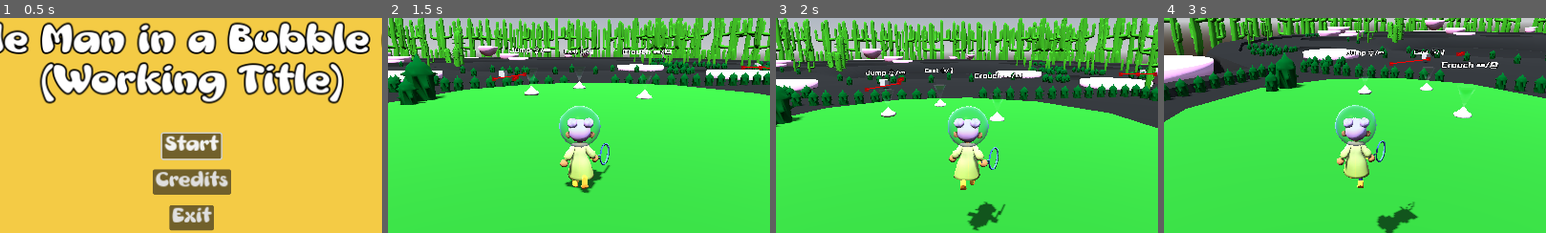
Above: before the commit, frames 1-4 (left to right).
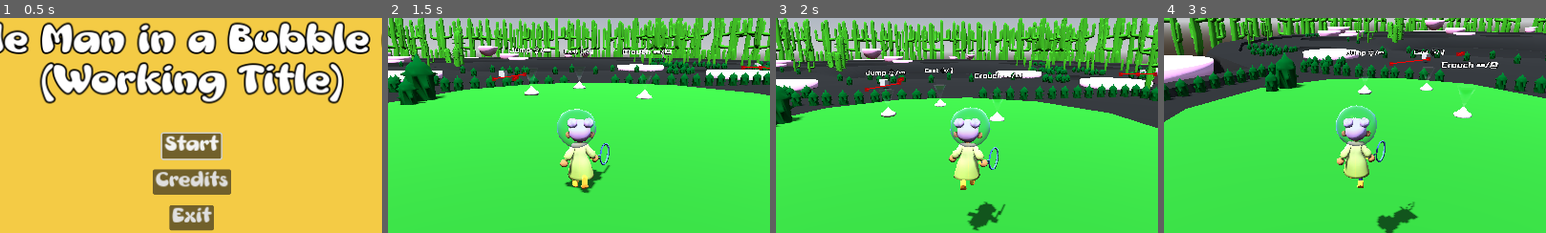
Above: after the commit, the same moments.

Repository: Gertkeno/GGJ2025
Game: Godot game, scene res://main_menu.tscn
The game is run twice, just before and just after one commit, with the same random seed, the same clock (stepped at 60 frames per second) and the same inputs.
Inputs (mouse positions are % of the whole screen's width and height, from its top left):
- Up to frame 1 (0.5 s): no input
- Up to frame 2 (1.5 s): click "Start" at 0.5 s; move the mouse to (72, 45) at 1.27 s; press the mouse at (72, 45) at 1.28 s; hold Right (right) from 1.28 s (still down)
- Up to frame 3 (2 s): keep holding Right (right); tap Space (jump) at 1.52 s
- Up to frame 4 (3 s): move the mouse to (45, 50) at 2.02 s; release Right (right) at 2.03 s; release the mouse at (45, 50) at 2.03 s; hold Up (forward) from 2.03 s (still down); click (45, 50) at 2.1 s; tap Space (jump) at 2.27 s; move the mouse to (52, 48) at 2.77 s; hold Shift (crouch) from 2.78 s (still down)
The pictures show only the part of the screen within x 25-75%, y 25-75%; the shares and areas given below are measured in that part.

Frame 1 is identical in both runs. In frame 2, 0.6% of the frame differs, in the area x 44-56%, y 40-61%; in frame 3, 0.5%; in frame 4, 0.2%.

Commit message:
Some player juice
thinking about a card for each animal like ape escape

Diff:
--- a/DefenseBeast/defense_beast.gd
+++ b/DefenseBeast/defense_beast.gd
@@ -6,6 +6,7 @@
 @onready var defense_behavior: DefenseBehavior = $DefenseBehavior
 @onready var dizzy_timer: Timer = $DefenseBehavior/DizzyTimer
 
+@export var descriptor: AnimalDescriptor
 @export var default_curve: Path3D
 @export_range(1.0, 20.0, 0.1) var knockback_force: float = 7.0
 
@@ -36,7 +37,7 @@
 	# do the collisioning
 	if bubble_animal.get_parent() == default_behavior:
 		defense_behavior.player = player
-		bubble_animal.reparent(defense_behavior)
+		bubble_animal.reparent.call_deferred(defense_behavior)
 
 
 func _on_bullhorn_body_entered(body: Node3D) -> void:
--- a/System/animal_descriptor.gd
+++ b/System/animal_descriptor.gd
@@ -2,8 +2,11 @@
 
 enum Type {SKITTISH, NEUTRAL, DEFENSIVE}
 
-@export var name: String
-@export var color: Color
+@export_placeholder("Jeremy") var name: String
+@export_multiline var description: String
+@export_range(0.0, 1.0, 0.01) var rating: float = 0.5
+
+@export var color: Color = Color.WHITE
 @export var type: Type
 
 func _init(name: String, color, Vector4, type: Type) -> void:
--- /dev/null
+++ b/System/animal_descriptor_card.tscn
@@ -0,0 +1,45 @@
+[gd_scene load_steps=5 format=3 uid="uid://81mrrtqupr0k"]
+
+[ext_resource type="Theme" uid="uid://benc2fv0e5te2" path="res://Menus/main_menu.tres" id="1_ko3mg"]
+[ext_resource type="Texture2D" uid="uid://iqe8steyrcyf" path="res://icon.svg" id="2_l5tqu"]
+[ext_resource type="Texture2D" uid="uid://hchk7pvd6scw" path="res://Assets/stars_empty.png" id="3_bfku6"]
+[ext_resource type="Texture2D" uid="uid://nr58jqx10gw0" path="res://Assets/stars_filled.png" id="4_rwqyx"]
+
+[node name="AnimalDescriptorCard" type="VBoxContainer"]
+anchors_preset = 15
+anchor_right = 1.0
+anchor_bottom = 1.0
+grow_horizontal = 2
+grow_vertical = 2
+theme = ExtResource("1_ko3mg")
+theme_override_constants/separation = 12
+
+[node name="Name" type="Label" parent="."]
+layout_mode = 2
+theme_override_font_sizes/font_size = 50
+text = "Name"
+
+[node name="Picture" type="TextureRect" parent="."]
+layout_mode = 2
+texture = ExtResource("2_l5tqu")
+stretch_mode = 2
+
+[node name="Description" type="Label" parent="."]
+layout_mode = 2
+text = "LOREM IpSUM dolor solit"
+
+[node name="HBoxContainer" type="HBoxContainer" parent="."]
+layout_mode = 2
+
+[node name="Label" type="Label" parent="HBoxContainer"]
+layout_mode = 2
+text = "Rating"
+
+[node name="ProgressBar" type="TextureProgressBar" parent="HBoxContainer"]
+layout_mode = 2
+size_flags_horizontal = 3
+max_value = 1.0
+step = 0.001
+value = 0.5
+texture_under = ExtResource("3_bfku6")
+texture_progress = ExtResource("4_rwqyx")
--- a/System/bubble_animal.gd
+++ b/System/bubble_animal.gd
@@ -5,7 +5,6 @@
 
 signal on_notice_player(player: Player)
 
-@export var descriptor: AnimalDescriptor
 @onready var navigation_agent: NavigationAgent3D = $NavigationAgent3D
 var direction: Vector3 = Vector3.ZERO
 var move_speed: float = default_move_speed
--- a/System/player.gd
+++ b/System/player.gd
@@ -91,11 +91,14 @@
 		Input.mouse_mode = Input.MOUSE_MODE_VISIBLE
 		$Settings.show()
 		get_tree().paused = true
-	elif event.is_action_pressed("catch"):
+	elif event.is_action_pressed("catch") and hurt_timer.is_stopped():
 		if catch():
 			animator.active = false
 			set_physics_process(false)
 			$CatchStunTimer.start()
+			var t_finish: float = $CameraPivot.rotation.y
+			var catch_tween := create_tween().set_ease(Tween.EASE_IN).set_trans(Tween.TRANS_QUAD)
+			catch_tween.tween_property($CameraPivot, "rotation:y", t_finish, 1.5).from(t_finish + PI)
 	elif event.is_action("crouch"):
 		if crouching != event.is_pressed():
 			crouching = event.is_pressed()
@@ -118,19 +121,19 @@
 
 
 func catch() -> bool:
-	if net_hitbox.has_overlapping_bodies():
-		var a_hit: bool = false
-		for hit in net_hitbox.get_overlapping_bodies():
-			var clone: GPUParticles3D = catch_particles.instantiate()
-			clone.global_position = hit.global_position
-			add_sibling(clone)
-			clone.emitting = true
-			hit.get_parent().get_parent().queue_free()
+	if not net_hitbox.has_overlapping_bodies():
+		return false
 
-		return a_hit
-	else:
-		print("No catch! You fail!")
-	return false
+	var a_hit: bool = false
+	for hit in net_hitbox.get_overlapping_bodies():
+		var clone: GPUParticles3D = catch_particles.instantiate()
+		clone.global_position = hit.global_position
+		add_sibling(clone)
+		clone.emitting = true
+		hit.get_parent().get_parent().queue_free()
+		a_hit = true
+
+	return a_hit
 
 
 func _on_catch_stun_timer_timeout() -> void:
--- a/System/player.tscn
+++ b/System/player.tscn
@@ -6,12 +6,24 @@
 [ext_resource type="PackedScene" uid="uid://di7kjb7yshrqr" path="res://Player/_Player.glb" id="2_a56bu"]
 [ext_resource type="Material" uid="uid://c14wcr4tvi78f" path="res://Bubble/BubbleMat.tres" id="3_1s7s4"]
 [ext_resource type="Texture2D" uid="uid://pnktjf1g18vo" path="res://Player/Textures/player_face.png" id="3_twb6u"]
+[ext_resource type="Script" path="res://addons/wigglebone/wiggle_bone.gd" id="6_p4kof"]
+[ext_resource type="Script" path="res://addons/wigglebone/wiggle_properties.gd" id="7_o5d8f"]
 
 [sub_resource type="CapsuleShape3D" id="CapsuleShape3D_bepga"]
 
 [sub_resource type="StandardMaterial3D" id="StandardMaterial3D_w14fs"]
 transparency = 1
 albedo_texture = ExtResource("3_twb6u")
+
+[sub_resource type="Resource" id="Resource_w0sh2"]
+script = ExtResource("7_o5d8f")
+mode = 0
+stiffness = 0.1
+damping = 0.1
+gravity = Vector3(0, 0, 0)
+length = 0.1
+max_distance = 0.1
+max_degrees = 60.0
 
 [sub_resource type="SphereShape3D" id="SphereShape3D_cwrt8"]
 
@@ -79,6 +91,7 @@
 spring_length = 6.5
 
 [node name="Camera3D" type="Camera3D" parent="CameraPivot/SpringArm3D"]
+process_mode = 3
 transform = Transform3D(1, 0, 0, 0, 1, 0, 0, 0, 1, 0, 0, 6.5)
 
 [node name="_Player2" parent="." instance=ExtResource("2_a56bu")]
@@ -87,10 +100,10 @@
 transform = Transform3D(-1, 0, 8.74228e-08, 0, 1, 0, -8.74228e-08, 0, -1, 0, 0, 0)
 
 [node name="Skeleton3D" parent="_Player2/root" index="0"]
-bones/0/position = Vector3(-0.427825, 0.699708, -0.0381462)
+bones/0/position = Vector3(-0.423491, 0.690089, -0.0434178)
 bones/0/rotation = Quaternion(-0.177637, 0.605513, 0.760633, 0.152438)
-bones/1/position = Vector3(0.000241499, 1.02549, 0.0106422)
-bones/5/position = Vector3(5.86483e-10, 0.00112668, 0.632978)
+bones/1/position = Vector3(0.000241494, 1.02534, 0.010645)
+bones/5/position = Vector3(5.12977e-09, 0.00112946, 0.632834)
 bones/5/rotation = Quaternion(0.0778584, 0.685762, 0.719742, 0.0751012)
 bones/5/scale = Vector3(1, 1, 1)
 bones/6/position = Vector3(6.88176e-10, 0.196829, -2.94953e-09)
@@ -99,57 +112,57 @@
 bones/8/rotation = Quaternion(-0.232093, -0.00657874, -0.00155946, 0.97267)
 bones/8/scale = Vector3(1, 1, 1)
 bones/9/rotation = Quaternion(-0.48945, 0.507343, 0.509496, 0.493413)
-bones/10/rotation = Quaternion(-0.378804, -0.0657795, -0.304565, 0.871448)
+bones/10/rotation = Quaternion(-0.388371, -0.0710087, -0.297394, 0.8693)
 bones/10/scale = Vector3(1, 1, 1)
-bones/11/rotation = Quaternion(-1.04052e-07, 0.0253589, -2.86173e-08, 0.999678)
-bones/12/rotation = Quaternion(-7.71441e-08, 3.64534e-08, 0.497859, 0.867258)
+bones/11/rotation = Quaternion(-4.40538e-08, 0.0325869, -6.96717e-08, 0.999469)
+bones/12/rotation = Quaternion(-9.98429e-08, 2.86232e-08, 0.482383, 0.87596)
 bones/13/rotation = Quaternion(-4.07095e-09, 0.000773814, 1.09764e-08, 1)
 bones/13/scale = Vector3(1, 1, 1)
 bones/14/rotation = Quaternion(3.31784e-08, 6.98492e-10, 2.2992e-08, 1)
 bones/14/scale = Vector3(1, 1, 1)
 bones/15/rotation = Quaternion(0.492803, 0.504074, 0.506253, -0.496752)
 bones/15/scale = Vector3(1, 1, 1)
-bones/16/rotation = Quaternion(-0.451282, 0.178754, 0.0870315, 0.869952)
+bones/16/rotation = Quaternion(-0.460692, 0.169453, 0.0567569, 0.869384)
 bones/16/scale = Vector3(1, 1, 1)
-bones/17/rotation = Quaternion(-3.0366e-08, -0.205117, 3.07986e-08, 0.978738)
-bones/18/rotation = Quaternion(1.82556e-08, -1.7008e-08, -0.330475, 0.943815)
+bones/17/rotation = Quaternion(-3.97524e-08, -0.206086, 1.13544e-09, 0.978534)
+bones/18/rotation = Quaternion(-1.34613e-08, -3.19554e-08, -0.273581, 0.961849)
 bones/18/scale = Vector3(1, 1, 1)
 bones/19/rotation = Quaternion(-2.57006e-08, -0.000840696, 1.18459e-08, 1)
 bones/19/scale = Vector3(1, 1, 1)
 bones/20/rotation = Quaternion(-3.09956e-08, 4.01633e-09, 4.53729e-08, 1)
 bones/20/scale = Vector3(1, 1, 1)
-bones/21/rotation = Quaternion(0.799923, 0.322981, 0.49287, 0.113517)
+bones/21/rotation = Quaternion(0.799842, 0.3232, 0.492831, 0.113629)
 bones/21/scale = Vector3(0.999999, 0.99999, 1.00001)
-bones/22/rotation = Quaternion(-4.1291e-08, 0.167098, 8.41578e-08, 0.98594)
-bones/23/rotation = Quaternion(-3.88645e-08, -6.56446e-08, 0.513316, 0.8582)
-bones/24/rotation = Quaternion(0.409025, 0.566125, -0.543449, 0.465688)
+bones/22/rotation = Quaternion(-8.05623e-08, 0.167555, 1.09444e-07, 0.985863)
+bones/23/rotation = Quaternion(-1.20029e-07, -1.20125e-08, 0.513685, 0.857979)
+bones/24/rotation = Quaternion(0.409101, 0.566064, -0.543535, 0.465593)
 bones/25/rotation = Quaternion(-1.1355e-05, 0.976209, 0.216833, -2.5585e-06)
 bones/25/scale = Vector3(1, 1, 1)
-bones/26/rotation = Quaternion(7.33476e-09, 0.0405126, -3.67274e-08, 0.999179)
-bones/27/rotation = Quaternion(0.767106, -0.173731, -0.610856, -0.0906693)
+bones/26/rotation = Quaternion(-7.40236e-10, 0.0397537, -2.62879e-08, 0.99921)
+bones/27/rotation = Quaternion(0.767079, -0.173977, -0.610838, -0.0905507)
 bones/27/scale = Vector3(0.999998, 0.999998, 1)
-bones/28/rotation = Quaternion(-2.10998e-07, -0.0408626, -7.88154e-08, 0.999165)
-bones/29/rotation = Quaternion(-1.94498e-07, -6.73818e-08, -0.392341, 0.91982)
-bones/30/rotation = Quaternion(0.412917, -0.432775, 0.649451, 0.469488)
+bones/28/rotation = Quaternion(-1.98759e-07, -0.0408714, -7.40501e-08, 0.999164)
+bones/29/rotation = Quaternion(-2.16535e-07, -7.48179e-08, -0.392818, 0.919616)
+bones/30/rotation = Quaternion(0.412971, -0.432694, 0.649609, 0.469296)
 bones/30/scale = Vector3(1, 1, 1)
 bones/31/rotation = Quaternion(2.69914e-05, 0.976206, 0.216845, 5.97422e-06)
-bones/32/rotation = Quaternion(-5.07603e-08, 0.000481408, 6.24399e-08, 1)
+bones/32/rotation = Quaternion(-3.95551e-08, 0.000359445, 3.9553e-08, 1)
 bones/33/position = Vector3(-6.45956e-09, 0.0383555, -0.000893655)
 bones/33/rotation = Quaternion(0.00307416, -3.30149e-06, 1.82139e-08, 0.999995)
 bones/34/position = Vector3(0.0935747, -0.0323118, 0.228743)
 bones/34/rotation = Quaternion(0.276686, 0.195488, 0.935342, -0.101802)
 bones/34/scale = Vector3(0.999999, 1, 0.999996)
-bones/36/position = Vector3(0.163397, 0.00194207, 0.000970136)
-bones/36/rotation = Quaternion(0.70107, 0.0791713, 0.703437, -0.0860785)
+bones/36/position = Vector3(0.164313, 0.00143317, 0.000715936)
+bones/36/rotation = Quaternion(0.701745, 0.0766305, 0.703539, -0.0819461)
 bones/36/scale = Vector3(1, 1, 1)
-bones/38/position = Vector3(0.0824719, -0.00183149, -0.130923)
-bones/38/rotation = Quaternion(0.956722, 0.0486306, 0.258517, -0.124451)
+bones/38/position = Vector3(0.0827004, -0.00140184, -0.134114)
+bones/38/rotation = Quaternion(0.957922, 0.0431277, 0.258436, -0.117207)
 bones/38/scale = Vector3(1, 1, 1)
-bones/40/position = Vector3(-0.0620666, -0.00332715, 0.160421)
-bones/40/rotation = Quaternion(-0.239185, 0.0981463, 0.963373, 0.0712114)
+bones/40/position = Vector3(-0.0670258, -0.00255544, 0.156736)
+bones/40/rotation = Quaternion(-0.243641, 0.0971561, 0.963083, 0.0605934)
 bones/40/scale = Vector3(0.999999, 1.00968, 0.999996)
 bones/42/position = Vector3(-0.164177, -0.0011758, -0.00321653)
-bones/42/rotation = Quaternion(0.685556, -0.108224, -0.697269, -0.179211)
+bones/42/rotation = Quaternion(0.685558, -0.108226, -0.697272, -0.179193)
 bones/42/scale = Vector3(1, 0.99843, 1)
 bones/44/position = Vector3(-0.0956527, -0.0160445, -0.148105)
 bones/44/rotation = Quaternion(0.921061, -0.0259303, -0.265758, -0.283457)
@@ -158,6 +171,13 @@
 [node name="_Player" parent="_Player2/root/Skeleton3D" index="1"]
 surface_material_override/1 = SubResource("StandardMaterial3D_w14fs")
 surface_material_override/2 = ExtResource("3_1s7s4")
+
+[node name="WiggleBone" type="BoneAttachment3D" parent="_Player2/root/Skeleton3D" index="2"]
+transform = Transform3D(1, 1.24452e-10, 2.38419e-07, -1.2447e-10, 1, 7.46907e-08, -2.38419e-07, -7.46907e-08, 1, 0.000241494, 1.02494, 0.010645)
+bone_name = "cc_Bubble_1"
+bone_idx = 1
+script = ExtResource("6_p4kof")
+properties = SubResource("Resource_w0sh2")
 
 [node name="AnimationPlayer" parent="_Player2" index="1"]
 reset_on_save = false
@@ -173,10 +193,11 @@
 shape = SubResource("SphereShape3D_cwrt8")
 
 [node name="HurtTimer" type="Timer" parent="."]
-wait_time = 0.6
+wait_time = 0.8
 one_shot = true
 
 [node name="CatchStunTimer" type="Timer" parent="."]
+wait_time = 1.5
 one_shot = true
 
 [node name="Settings" type="CanvasLayer" parent="."]
Binary file added: Assets/stars_empty.png
Not shown, added: Assets/stars_empty.png.import
Binary file added: Assets/stars_filled.png
Not shown, added: Assets/stars_filled.png.import
Not shown: 1 places in System/player.tscn that only renumber resources
